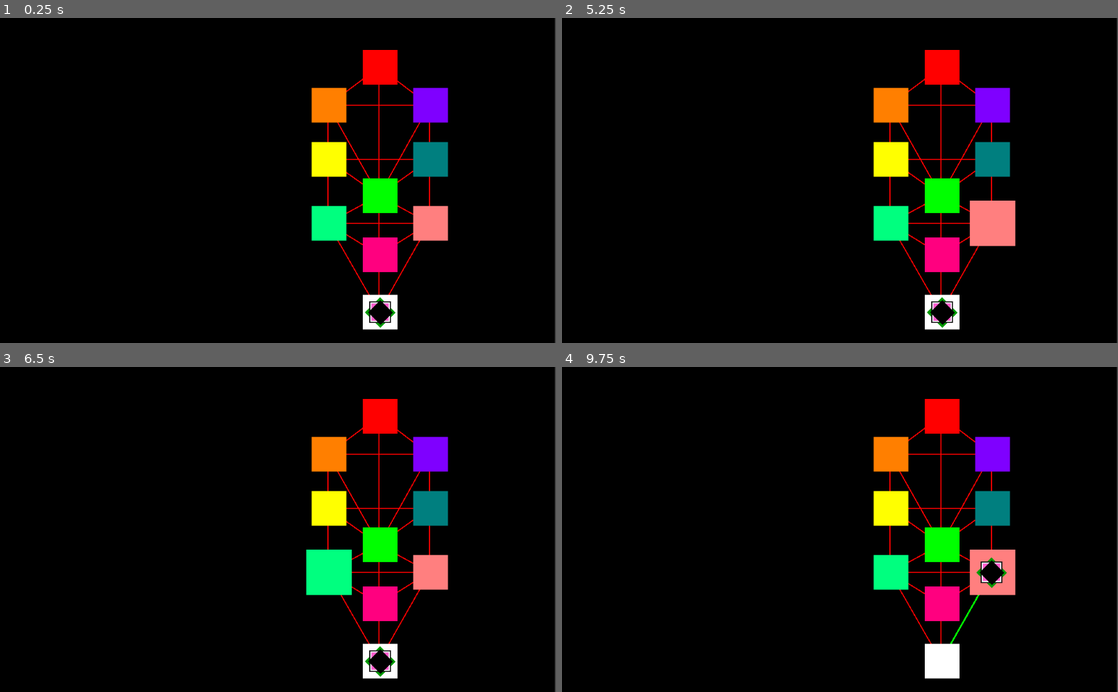
Above: before the commit, frames 1-4 (two rows, left to right).
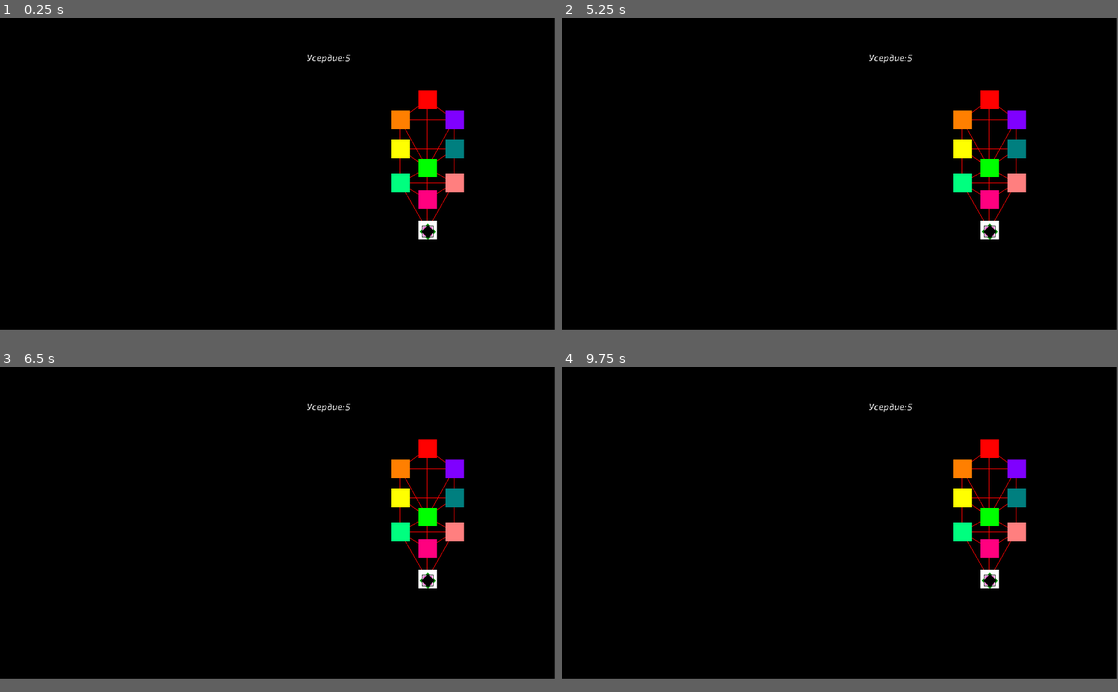
Above: after the commit, the same moments.

Repository: iliys/Sefitaro
Game: Godot game, scene res://Main.tscn
Same seed, same stepped clock (60 frames per second), same inputs: the game is played once before the commit and once after it.
Inputs (mouse positions are in pixels of both pictures, inside the frame that each line leads up to):
- Up to frame 1 (0.25 s): no input
- Up to frame 2 (5.25 s): tap Enter at 0.5, 2, 3.5 s; move the mouse to (940, 66) at 0.52 s; click (940, 66) at 0.67 s; tap Space at 1.25, 2.75, 4.25 s; move the mouse to (990, 105) at 1.27 s; click (990, 105) at 1.42 s; move the mouse to (890, 105) at 2.02 s; click (890, 105) at 2.17 s; move the mouse to (990, 161) at 2.77 s; click (990, 161) at 2.92 s; move the mouse to (890, 161) at 3.52 s; click (890, 161) at 3.67 s; move the mouse to (940, 196) at 4.27 s; click (940, 196) at 4.42 s; move the mouse to (990, 222) at 5.02 s; click (990, 222) at 5.17 s
- Up to frame 3 (6.5 s): move the mouse to (328, 571) at 5.77 s; click (328, 571) at 5.92 s
- Up to frame 4 (9.75 s): move the mouse to (940, 604) at 6.52 s; click (940, 604) at 6.67 s; move the mouse to (940, 659) at 7.27 s; click (940, 659) at 7.42 s; move the mouse to (895, 458) at 8.02 s; click (895, 458) at 8.17 s; move the mouse to (812, 594) at 8.77 s; click (812, 594) at 8.92 s; move the mouse to (1006, 578) at 9.52 s; click (1006, 578) at 9.67 s
In our replay, the window is 800x468 before the commit and 799x449 after it. These sizes can differ from the game's own. Grey fills any space a smaller window leaves; there, only what the larger window draws over its background counts as a difference.

The runs differ from the first frame. In frame 1, 9.0% of the frame differs, in the area x 55-100%, y 0-100%; in frame 2, 9.4%; in frame 3, 9.4%; in frame 4, 9.5%.

Commit message:
HP counter

Diff:
--- a/Main.tscn
+++ b/Main.tscn
@@ -1,8 +1,9 @@
-[gd_scene load_steps=16 format=2]
+[gd_scene load_steps=18 format=2]
 
 [ext_resource path="res://Scripts/Tree.gd" type="Script" id=1]
 [ext_resource path="res://Scripts/Malkhut.gd" type="Script" id=2]
 [ext_resource path="res://Scripts/Yesod.gd" type="Script" id=3]
+[ext_resource path="res://Exo2-Italic-VariableFont_wght.ttf" type="DynamicFontData" id=4]
 [ext_resource path="res://Scripts/Hod.gd" type="Script" id=5]
 [ext_resource path="res://Scripts/Tiferet.gd" type="Script" id=6]
 [ext_resource path="res://Scripts/Hesed.gd" type="Script" id=7]
@@ -20,12 +21,16 @@
 [sub_resource type="CircleShape2D" id=1]
 radius = 40.0
 
+[sub_resource type="DynamicFont" id=3]
+size = 32
+font_data = ExtResource( 4 )
+
 [node name="Main" type="Node2D"]
 position = Vector2( -2, 0 )
 
 [node name="ColorRect" type="ColorRect" parent="."]
-margin_right = 1024.0
-margin_bottom = 600.0
+margin_right = 1920.0
+margin_bottom = 1080.0
 mouse_filter = 2
 color = Color( 0, 0, 0, 1 )
 
@@ -49,7 +54,7 @@
 color = Color( 0, 0, 0, 1 )
 
 [node name="Kether" type="Area2D" parent="Sefirot" groups=["node"]]
-position = Vector2( 702, 91 )
+position = Vector2( 1481, 283 )
 script = ExtResource( 12 )
 
 [node name="CollisionShape2D" type="CollisionShape2D" parent="Sefirot/Kether"]
@@ -64,7 +69,7 @@
 color = Color( 1, 0, 0, 1 )
 
 [node name="Hokmah" type="Area2D" parent="Sefirot" groups=["node"]]
-position = Vector2( 795, 161 )
+position = Vector2( 1574, 353 )
 script = ExtResource( 11 )
 
 [node name="CollisionShape2D" type="CollisionShape2D" parent="Sefirot/Hokmah"]
@@ -79,7 +84,7 @@
 color = Color( 0.501961, 0, 1, 1 )
 
 [node name="Binah" type="Area2D" parent="Sefirot" groups=["node"]]
-position = Vector2( 608, 161 )
+position = Vector2( 1387, 353 )
 script = ExtResource( 10 )
 
 [node name="CollisionShape2D" type="CollisionShape2D" parent="Sefirot/Binah"]
@@ -94,7 +99,7 @@
 color = Color( 1, 0.501961, 0, 1 )
 
 [node name="Hesed" type="Area2D" parent="Sefirot" groups=["node"]]
-position = Vector2( 795, 261 )
+position = Vector2( 1574, 453 )
 script = ExtResource( 7 )
 
 [node name="CollisionShape2D" type="CollisionShape2D" parent="Sefirot/Hesed"]
@@ -109,7 +114,7 @@
 color = Color( 0, 0.501961, 0.501961, 1 )
 
 [node name="Gevurah" type="Area2D" parent="Sefirot" groups=["node"]]
-position = Vector2( 608, 261 )
+position = Vector2( 1387, 453 )
 script = ExtResource( 9 )
 
 [node name="CollisionShape2D" type="CollisionShape2D" parent="Sefirot/Gevurah"]
@@ -124,7 +129,7 @@
 color = Color( 1, 1, 0, 1 )
 
 [node name="Tiferet" type="Area2D" parent="Sefirot" groups=["node"]]
-position = Vector2( 702, 328 )
+position = Vector2( 1481, 520 )
 script = ExtResource( 6 )
 
 [node name="CollisionShape2D" type="CollisionShape2D" parent="Sefirot/Tiferet"]
@@ -139,7 +144,7 @@
 color = Color( 0, 1, 0, 1 )
 
 [node name="Netzah" type="Area2D" parent="Sefirot" groups=["node"]]
-position = Vector2( 795, 379 )
+position = Vector2( 1574, 571 )
 script = ExtResource( 8 )
 
 [node name="CollisionShape2D" type="CollisionShape2D" parent="Sefirot/Netzah"]
@@ -154,7 +159,7 @@
 color = Color( 1, 0.501961, 0.501961, 1 )
 
 [node name="Hod" type="Area2D" parent="Sefirot" groups=["node"]]
-position = Vector2( 608, 379 )
+position = Vector2( 1387, 571 )
 script = ExtResource( 5 )
 
 [node name="CollisionShape2D" type="CollisionShape2D" parent="Sefirot/Hod"]
@@ -169,7 +174,7 @@
 color = Color( 0, 1, 0.501961, 1 )
 
 [node name="Yesod" type="Area2D" parent="Sefirot" groups=["node"]]
-position = Vector2( 702, 437 )
+position = Vector2( 1481, 629 )
 script = ExtResource( 3 )
 
 [node name="CollisionShape2D" type="CollisionShape2D" parent="Sefirot/Yesod"]
@@ -184,7 +189,7 @@
 color = Color( 1, 0, 0.501961, 1 )
 
 [node name="Malkhut" type="Area2D" parent="Sefirot" groups=["node"]]
-position = Vector2( 702, 543 )
+position = Vector2( 1481, 735 )
 script = ExtResource( 2 )
 
 [node name="CollisionShape2D" type="CollisionShape2D" parent="Sefirot/Malkhut"]
@@ -198,7 +203,7 @@
 mouse_filter = 2
 
 [node name="Player" type="Node2D" parent="."]
-position = Vector2( 702, 543 )
+position = Vector2( 1481, 739 )
 script = ExtResource( 14 )
 
 [node name="ColorRect3" type="ColorRect" parent="Player"]
@@ -240,8 +245,24 @@
 
 [node name="HUD" type="Control" parent="."]
 margin_top = 1.0
-margin_right = 40.0
-margin_bottom = 41.0
+margin_right = 551.0
+margin_bottom = 599.0
+
+[node name="HP" type="Label" parent="HUD"]
+margin_left = 1063.0
+margin_top = 116.0
+margin_right = 1245.0
+margin_bottom = 185.0
+custom_fonts/font = SubResource( 3 )
+text = "Усердие:"
+
+[node name="HP_Score" type="Label" parent="HUD/HP"]
+margin_left = 133.0
+margin_top = 1.0
+margin_right = 150.0
+margin_bottom = 40.0
+custom_fonts/font = SubResource( 3 )
+text = "5"
 
 [connection signal="mouse_entered" from="Sefirot/Daath" to="Sefirot/Daath" method="_on_Daath_mouse_entered"]
 [connection signal="mouse_exited" from="Sefirot/Daath" to="Sefirot/Daath" method="_on_Daath_mouse_exited"]
--- a/Scripts/Player.gd
+++ b/Scripts/Player.gd
@@ -1 +1,20 @@
 extends Node2D
+
+onready var HP_Score = $"../HUD/HP/HP_Score"
+
+var health = 5 setget health_set, health_get
+var health_max = 5
+
+func health_set(new_value):
+	health = new_value
+	if health > health_max:
+		health = health_max
+	if health <= 0:
+		death()
+	HP_Score.text = str(health)
+
+func health_get():
+	return health
+
+func death():
+	pass
--- a/Scripts/Tree.gd
+++ b/Scripts/Tree.gd
@@ -10,6 +10,10 @@
 
 var mouseTarget
 var targetName
+
+var lines = []
+
+var Sefirah_Position = {}
 
 const CHANNELS = {
 	"Daath": [],
@@ -39,8 +43,6 @@
 	"Yesod": ["Tiferet", "Netzah", "Hod", "Yesod", "Malkhut"],
 	"Malkhut": ["Netzah", "Hod", "Yesod", "Malkhut"]
 }
-
-var Sefirah_Position = {}
 
 const ARCANE_POS = {
 	"The Fool": ["Kether", "Hokmah"],
@@ -92,8 +94,6 @@
 	"The World": false
 	}
 
-var lines = []
-
 func _ready():
 	get_Sefirah_Position()
 	print(Sefirah_Position)
@@ -125,13 +125,14 @@
 	#print(sefirahCurrent)
 	arcaneGet(sefirahLast, sefirahCurrent)
 
+func playerMove(pos):
+	player.position = Sefirah_Position.get(pos)
+	playerPos = pos
+	player.health -= 1
+
 func get_Sefirah_Position():
 	for sefirah in get_children():
 		Sefirah_Position[sefirah.get_name()] = sefirah.global_position
-
-func playerMove(pos):
-	player.position = Sefirah_Position.get(pos)
-	playerPos = pos
 
 func arcaneGet(sefirahLast, sefirahCurrent):
 	for card in ARCANE_POS:
--- a/project.godot
+++ b/project.godot
@@ -13,9 +13,18 @@
 config/name="Sefitaro"
 run/main_scene="res://Main.tscn"
 
+[display]
+
+window/size/width=1920
+window/size/height=1080
+
 [gui]
 
 common/drop_mouse_on_gui_input_disabled=true
+
+[locale]
+
+locale_filter=[ 0, [ "ru_RU" ] ]
 
 [physics]
 
Binary file added: Exo2-Italic-VariableFont_wght.ttf
Binary file added: Exo2-VariableFont_wght.ttf
